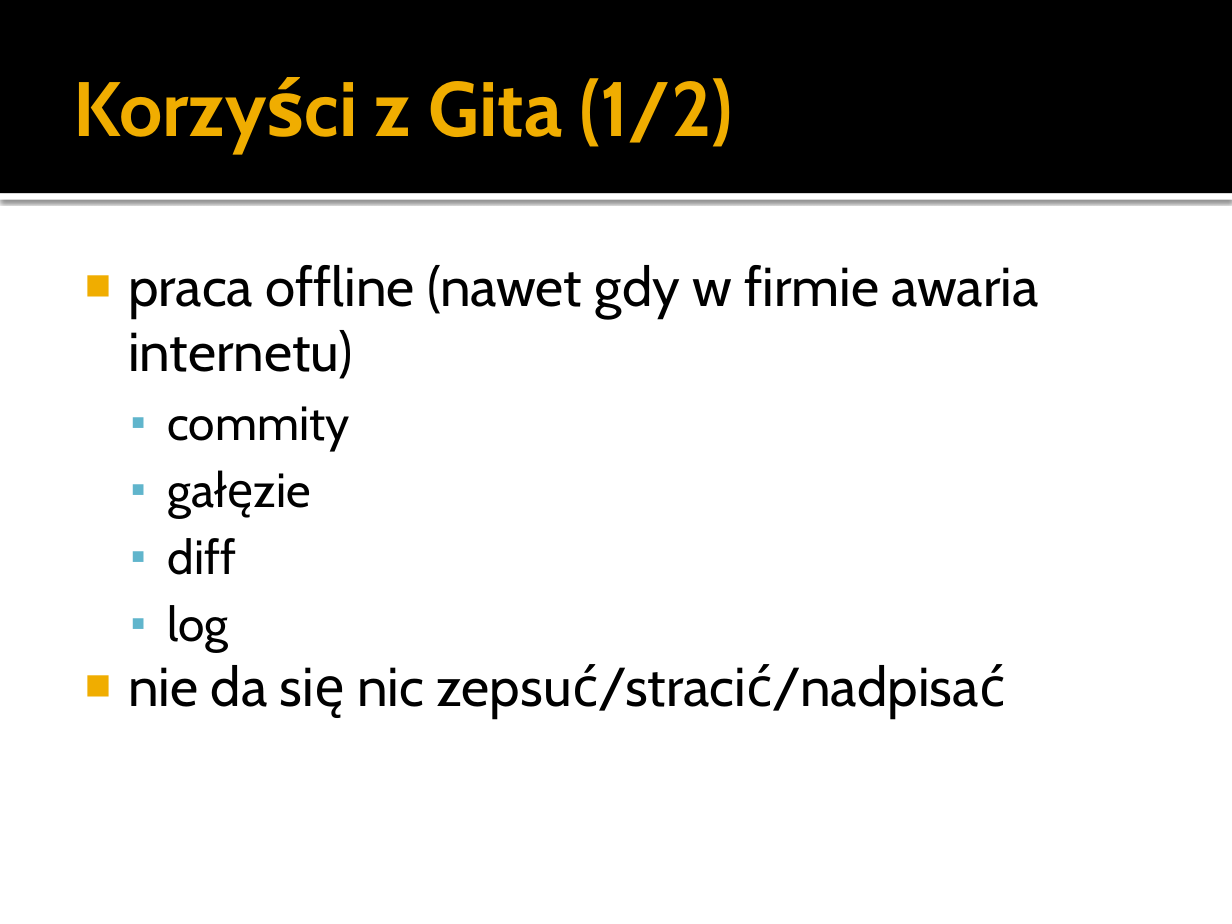
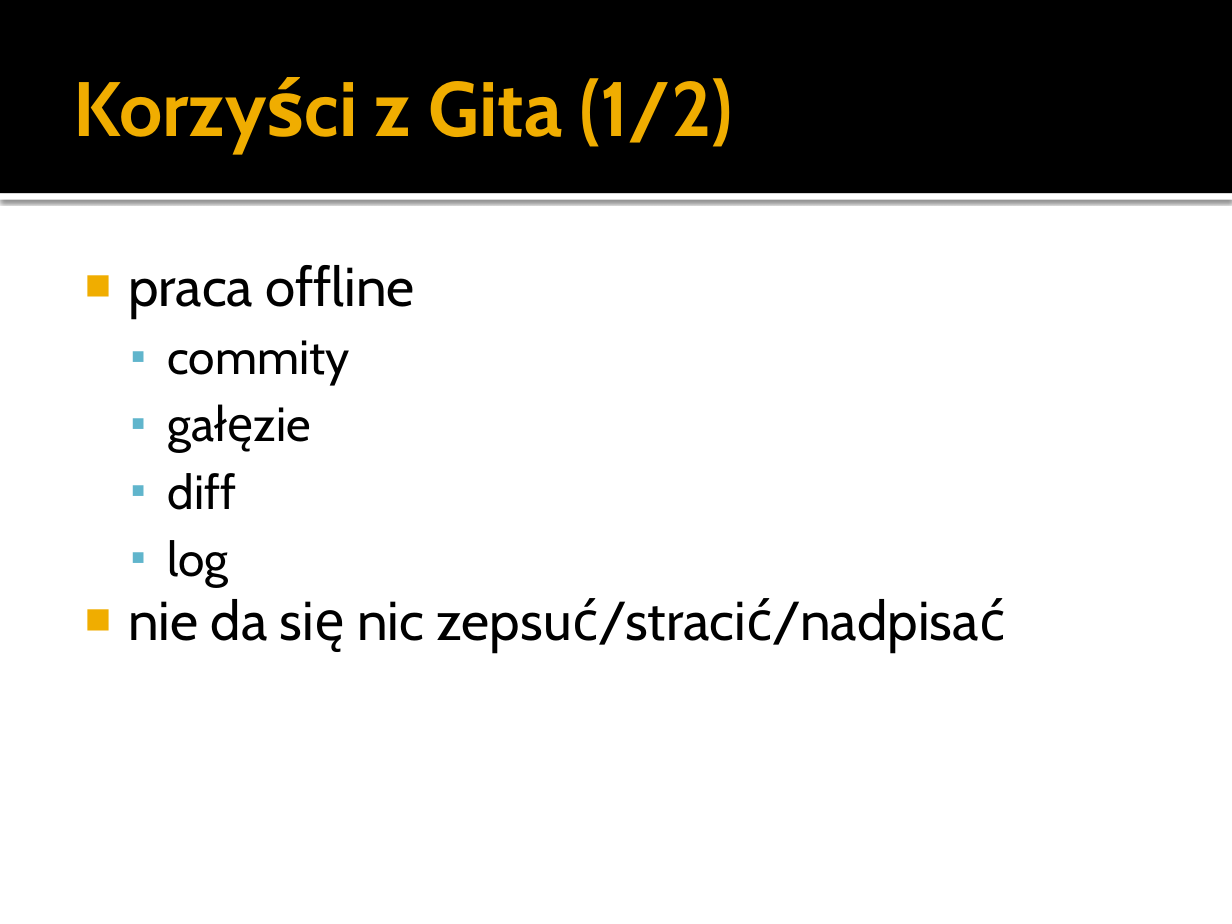
Before and after one commit to maniserowicz/git-talk, a slide deck: slide 10 of pptx/maniserowicz-git.pptx. Drawn at 1232x924 pixels with LibreOffice and Linux fonts; fonts in the diff are those of the drawing. Boxes give left, top, right and bottom in pixels: in the first picture for what was removed or moved away, otherwise in the second. Text is boxed around its words. In the diff, an @@ line names an element or a change of style, - is before the commit and + after.

```diff
--- a/pptx/maniserowicz-git.pptx
+++ b/pptx/maniserowicz-git.pptx
@@ text at [128, 265, 415, 318]: text changed @@
-■ praca offline (nawet gdy w firmie awaria internetu)
+■ praca offline
```
Also in this commit, not shown: 5 other slides changed.
